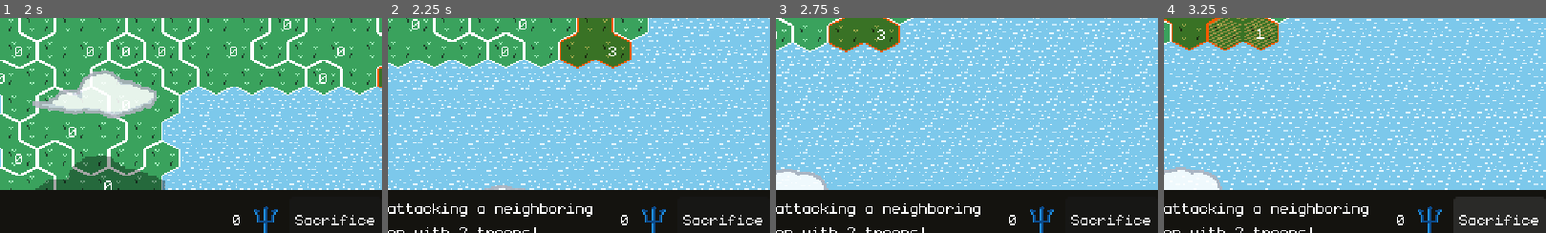
Above: before the commit, frames 1-4 (left to right).
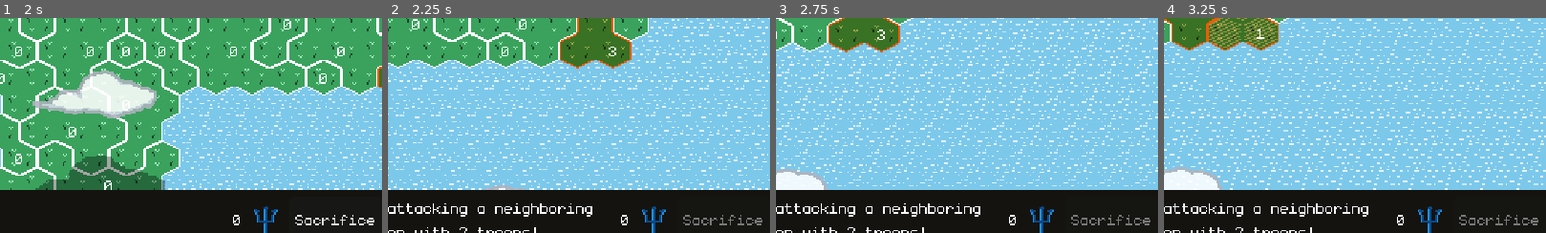
Above: after the commit, the same moments.

Repository: feored/LD54
Game: Godot game, scene res://scenes/main_menu.tscn
Same seed, same stepped clock (60 frames per second), same inputs: the game is played once before the commit and once after it.
Inputs (mouse positions are % of the whole screen's width and height, from its top left):
- Up to frame 1 (2 s): click "Play Scenario" at 0.5 s; click "Play" at 1.25 s
- Up to frame 2 (2.25 s): click "End Turn" at 2 s
- Up to frame 3 (2.75 s): no input
- Up to frame 4 (3.25 s): click (81, 93) at 2.75 s, where only the run before the commit has a clickable "Sacrifice"
The pictures show only the part of the screen within x 37-87%, y 47-97%; the shares and areas given below are measured in that part.

Frame 1 is identical in both runs. In frame 2, 0.3% of the frame differs, in the area x 77-98%, y 91-97%; in frame 3, 0.3%; in frame 4, 0.3%.

Commit message:
fix sacrifice crashing if tile not chosen before turn end

Diff:
--- a/scenes/main.gd
+++ b/scenes/main.gd
@@ -129,7 +129,8 @@
 
 func clear_sacrifice():
 	self.is_sacrificing = false
-	self.world.tiles[sacrifice_hovered_tile].set_highlight(Constants.Highlight.None)
+	if sacrifice_hovered_tile in self.world.tiles:
+		self.world.tiles[sacrifice_hovered_tile].set_highlight(Constants.Highlight.None)
 	self.sacrifice_hovered_tile = Constants.NULL_COORDS
 
 func sacrifice_tile(coords):
@@ -327,6 +328,7 @@
 	if not regions_left(self.teams[self.turn]):
 		await next_turn()
 	elif (self.turn != self.player_team_index):
+		self.sacrificeButton.disabled = true
 		await bots_play()
 		await Utils.wait(Constants.TURN_TIME)
 		await next_turn()
